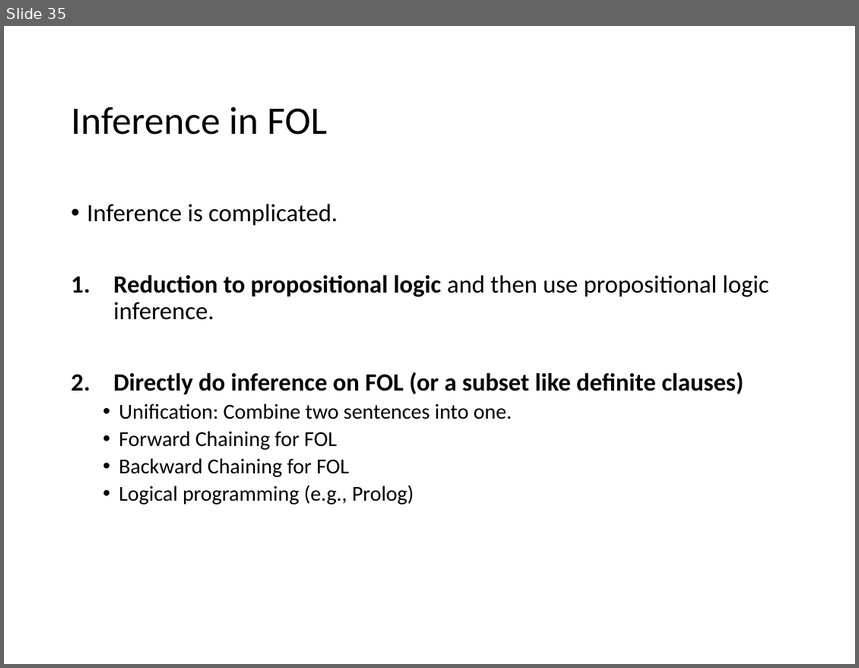
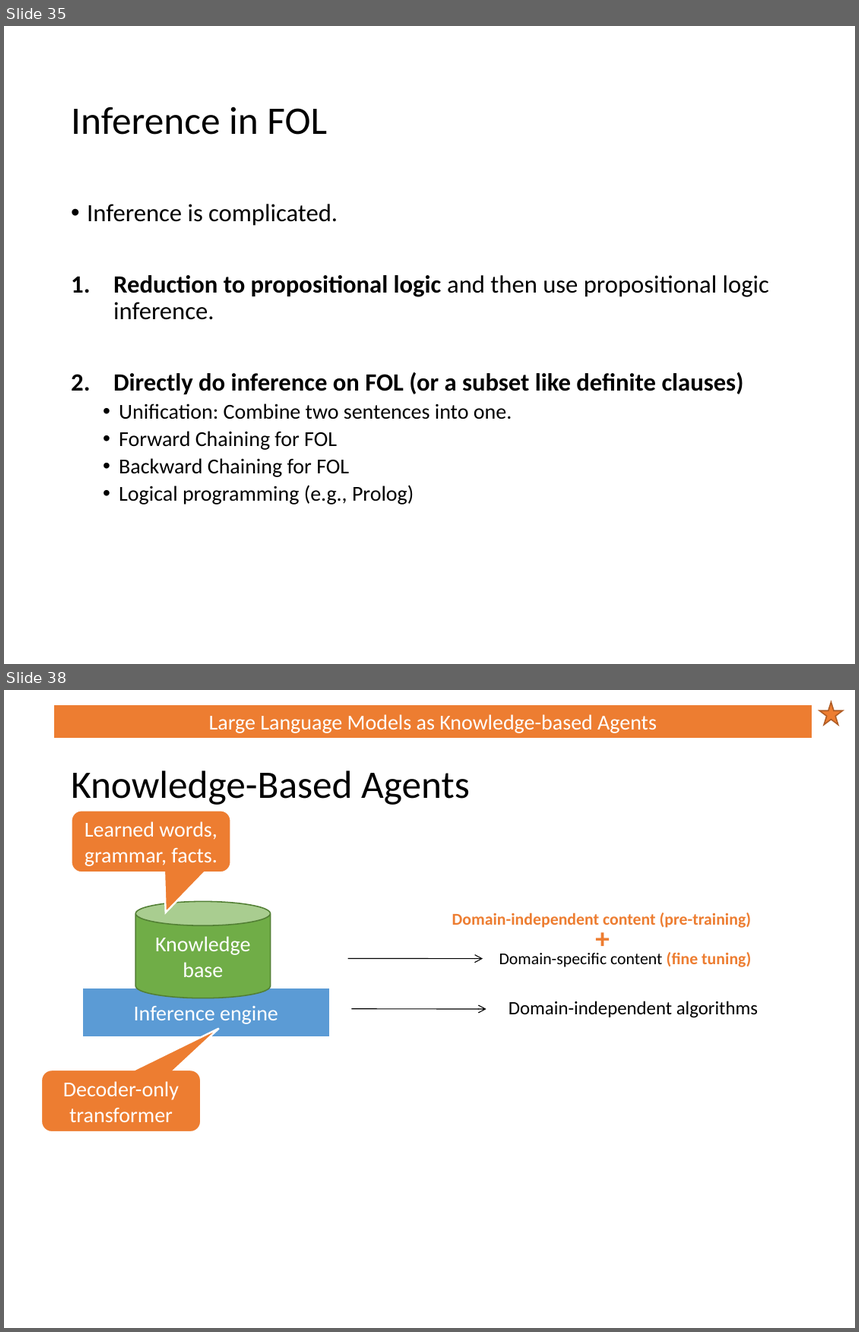
Before and after one commit to mhahsler/CS7320-AI, a slide deck: slides/07_logic.pptx. Shown one above the other, each under a label of ours: slide 35 before the commit, slides 35 and 38 after it; the slides between them are not shown. The pictures are 859x668 and 859x1332 pixels, drawn with LibreOffice and Linux fonts; fonts in the diff are those of the drawing. Boxes give left, top, right and bottom in pixels: in the first picture for what was removed or moved away, otherwise in the second. Text is boxed around its words. In the diff, an @@ line names an element or a change of style, - is before the commit and + after.

```diff
--- a/slides/07_logic.pptx
+++ b/slides/07_logic.pptx
@@ slide 38 added at [4, 690, 855, 1328], background #FFFFFF @@
@@ rectangle added at [53, 704, 813, 739], fill #ED7D31, outline #FFFFFF 1.5 pt, 18 pt, text #FFFFFF @@
+Large Language Models as Knowledge-based Agents
@@ star added at [819, 702, 842, 725], fill #ED7D31, outline #AF5C24 1 pt @@
@@ title added at [71, 771, 470, 805], 33 pt, text #000000 @@
+Knowledge-Based Agents
@@ rounded speech box added at [71, 810, 231, 872], fill #ED7D31, outline #FFFFFF 1.5 pt, 18 pt, text #FFFFFF @@
+Learned words, grammar, facts.
@@ cylinder added at [136, 902, 271, 999], fill #70AD47, outline #538035 1 pt, 18 pt, text #FFFFFF @@
+Knowledge base
@@ text added at [452, 913, 752, 928], 14 pt, text #ED7D31, bold @@
+Domain-independent content (pre-training)
@@ text added at [587, 916, 619, 958], 24 pt, text #ED7D31, bold @@
++
@@ arrow added from (348, 959) to (482, 959), #000000 0.75 pt @@
@@ text added at [500, 952, 751, 967], 14 pt, text #000000 @@
+Domain-specific content (fine tuning)
@@ rectangle added at [82, 988, 331, 1037], fill #5B9BD5, outline #FFFFFF 1.5 pt, 18 pt, text #FFFFFF @@
+Inference engine
@@ text added at [509, 1001, 758, 1018], 16 pt, text #000000 @@
+Domain-independent algorithms
@@ arrow added from (351, 1009) to (487, 1009), #000000 0.75 pt @@
@@ rounded speech box added at [41, 1071, 202, 1132], fill #ED7D31, outline #FFFFFF 1.5 pt, 18 pt, text #FFFFFF @@
+Decoder-only transformer
```
Also in this commit, not shown: 6 slides changed, 2 other slides added, 2 other files.
